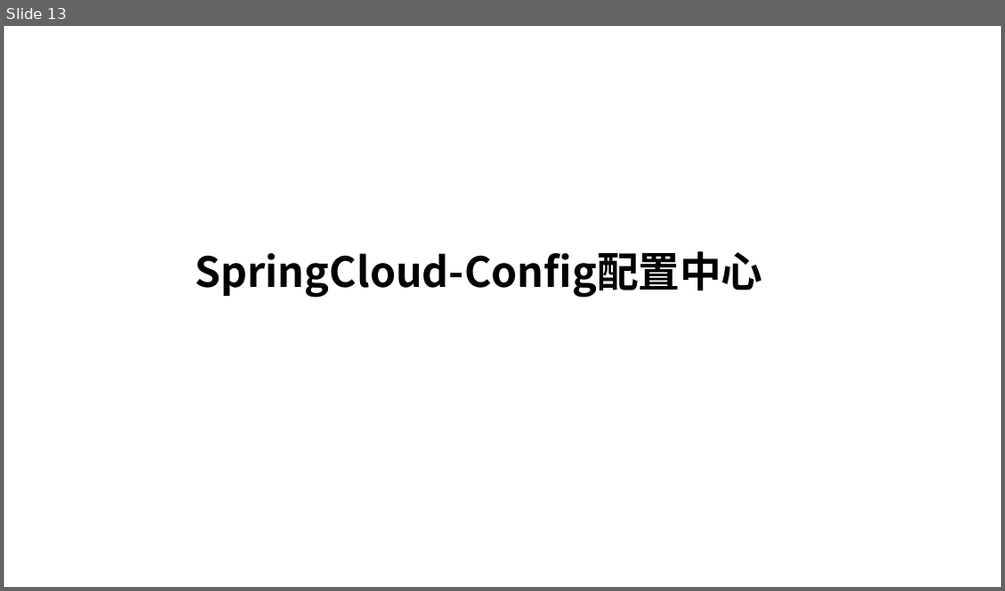
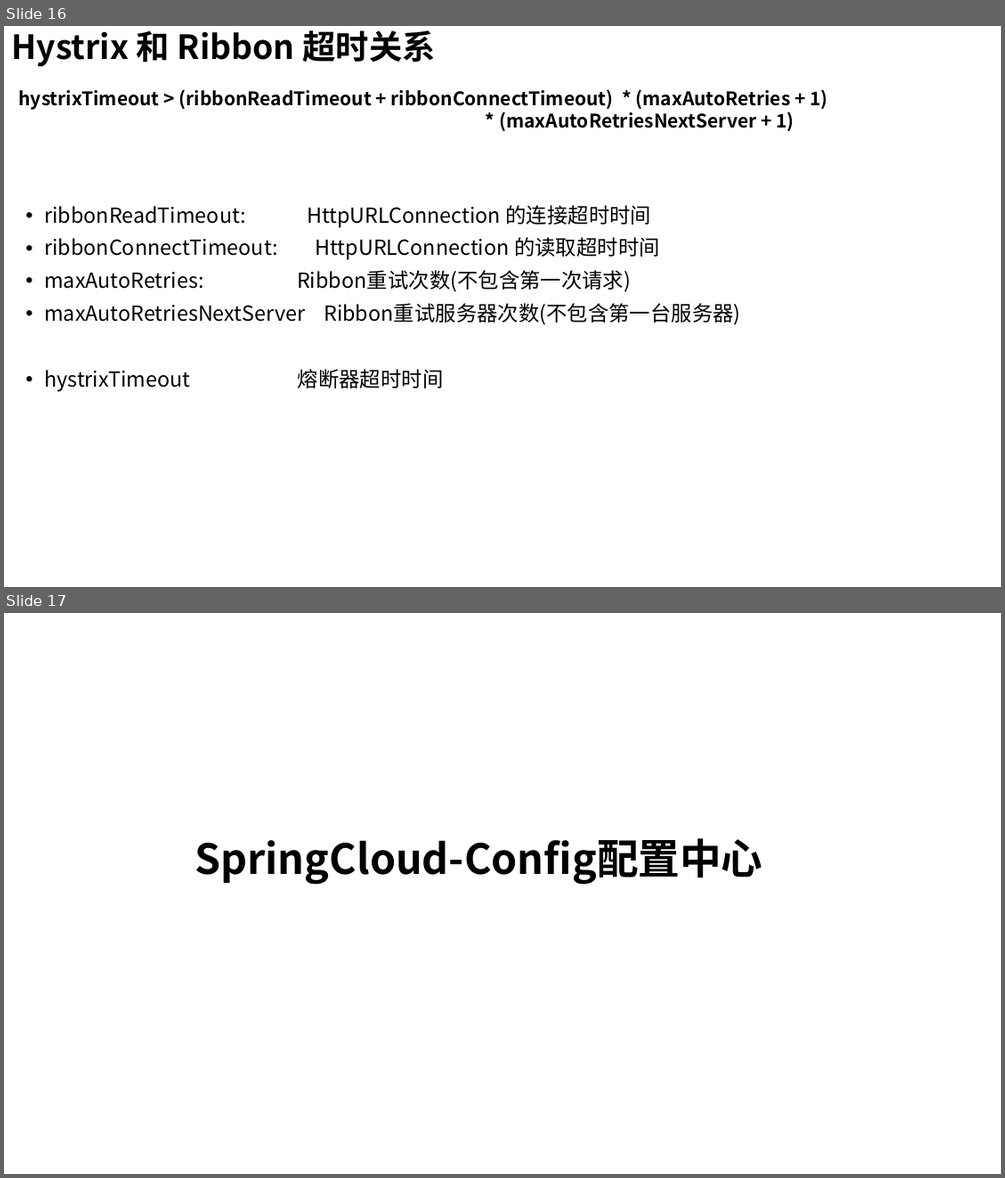
Before and after one commit to longzl2015/long12356, a slide deck: source/_posts/spring/spring-cloud/SpringCloud.pptx. Shown one above the other, each under a label of ours: slide 13 before the commit, slides 16 and 17 after it. The pictures are 1005x591 and 1005x1178 pixels, drawn with LibreOffice and Linux fonts; fonts in the diff are those of the drawing. Boxes give left, top, right and bottom in pixels: in the first picture for what was removed or moved away, otherwise in the second. Text is boxed around its words. In the diff, an @@ line names an element or a change of style, - is before the commit and + after.

```diff
--- a/source/_posts/spring/spring-cloud/SpringCloud.pptx
+++ b/source/_posts/spring/spring-cloud/SpringCloud.pptx
@@ slide 16 added at box(4, 26, 1001, 587), background #FFFFFF @@
@@ title added at box(11, 30, 435, 67), 32 pt, text #000000, bold @@
+Hystrix 和 Ribbon 超时关系
@@ text added at box(19, 89, 827, 131), 18 pt, text #000000, bold @@
+hystrixTimeout > (ribbonReadTimeout + ribbonConnectTimeout) * (maxAutoRetries + 1)
+* (maxAutoRetriesNextServer + 1)
@@ text added at box(44, 205, 741, 392), 20 pt, text #000000 @@
+• ribbonReadTimeout: HttpURLConnection 的连接超时时间
+• ribbonConnectTimeout: HttpURLConnection 的读取超时时间
+• maxAutoRetries: Ribbon重试次数(不包含第一次请求)
+• maxAutoRetriesNextServer Ribbon重试服务器次数(不包含第一台服务器)
+• hystrixTimeout 熔断器超时时间
@@ what was slide 13 is now slide 17 @@
```
Also in this commit, not shown: 1 slide changed, 4 other slides added.
